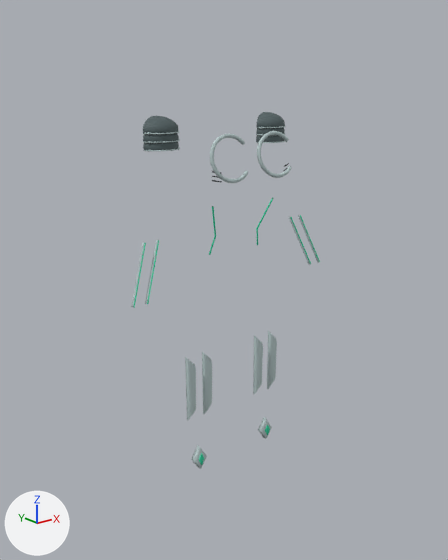
A saved change to the OBJ model ArtSource/Heroes/ConceptModels/Sivra-new-parts.obj.
Both versions are drawn from a 50 mm lens placed at (-1.077, -1.383, 1.534), pointed at (0.019, -0.014, 0.986). Lighting does not change. The marker at lower left points along +X, +Y and +Z. The picture after the commit comes second. Where no turn or scale is listed for an object, it has been applied to the vertices.

In view in the first picture: 'Sivra-new-parts'.
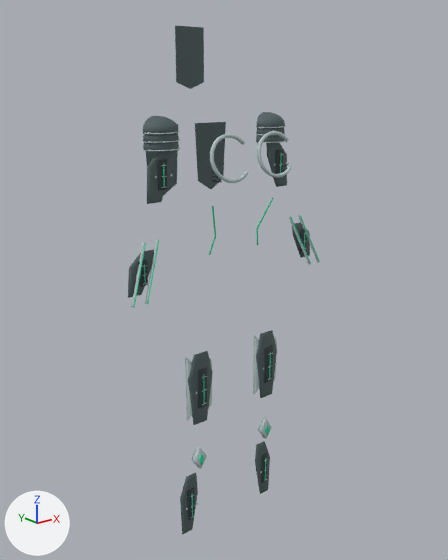
What changed in the scene script:
```text
Add mat_sivra_surface_0:
    mat_sivra_surface_0 = principled_material('Sivra_surface_0')
    mat_sivra_surface_0.base_color = (0.028, 0.041, 0.044)  # dark grey #2f393b
    mat_sivra_surface_0.roughness = 0.7
Change me_sivra_new_parts:
    used by ob_sivra_new_parts; location = (0.0, 0.0, 0.0)
    remove me_sivra_new_parts.from_pydata(...)  # 4454 vertices, 8408 faces; spans x -0.341..0.341, y -0.18..0.007, z 0.444..1.461
    add me_sivra_new_parts.from_pydata(...)  # 5950 vertices, 11072 faces; spans x -0.341..0.341, y -0.18..0.154, z 0.213..1.689
    me_sivra_new_parts part 1: 534 vertices added at x -0.144..0.33, y -0.078..0.154, z 1.019..1.689
    me_sivra_new_parts part 2: 174 vertices added at x -0.169..0.169, y -0.107..-0.087, z 0.6..0.818
    me_sivra_new_parts part 3: 142 vertices added at x 0.119..0.182, y -0.073..-0.052, z 0.213..0.409
    me_sivra_new_parts part 4: 64 vertices added at x -0.33..-0.162, y -0.073..-0.03, z 1.019..1.382
    me_sivra_new_parts part 5: 32 vertices added at x -0.182..-0.119, y -0.069..-0.052, z 0.213..0.409
    other edits to the shape of me_sivra_new_parts do not show in these pictures
    add me_sivra_new_parts.materials.append(mat_sivra_surface_0)  # dark grey #2f393b
```

Location of each change, (x1, y1, x2, y2) in pixels of the pictures (448 x 560 px):
'Sivra-new-parts', reshaped (43% taller): before (131, 112, 320, 468); after (128, 26, 320, 534)
part 1 of me_sivra_new_parts, added: after (146, 26, 310, 257)
part 2 of me_sivra_new_parts, added: after (188, 330, 277, 425)
part 3 of me_sivra_new_parts, added: after (255, 441, 270, 494)
part 4 of me_sivra_new_parts, added: after (128, 150, 174, 298)
part 5 of me_sivra_new_parts, added: after (180, 473, 198, 534)
